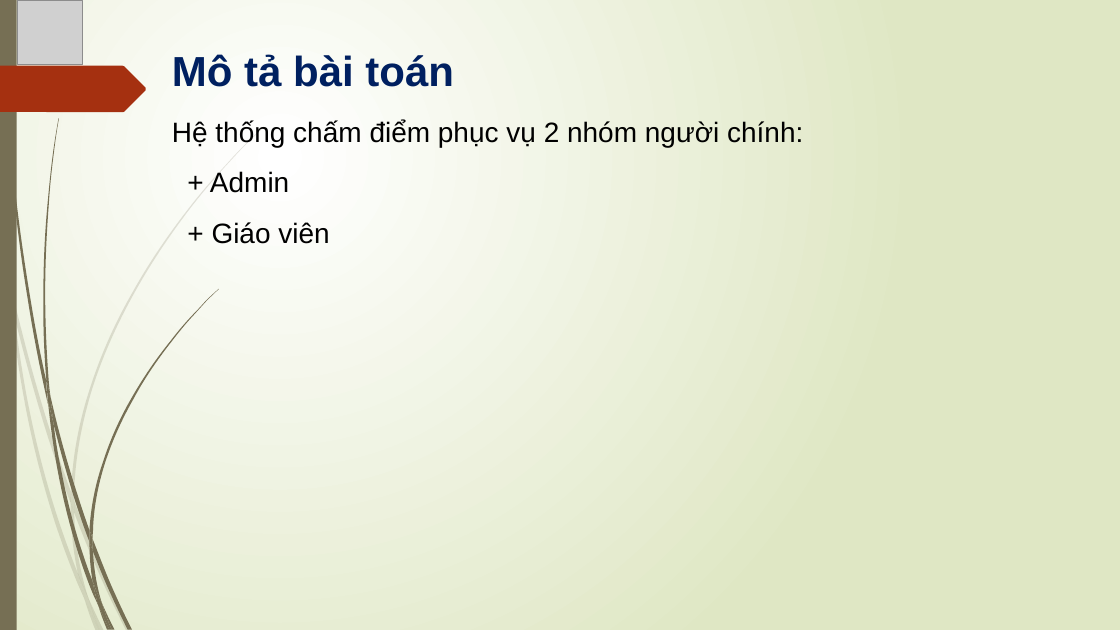
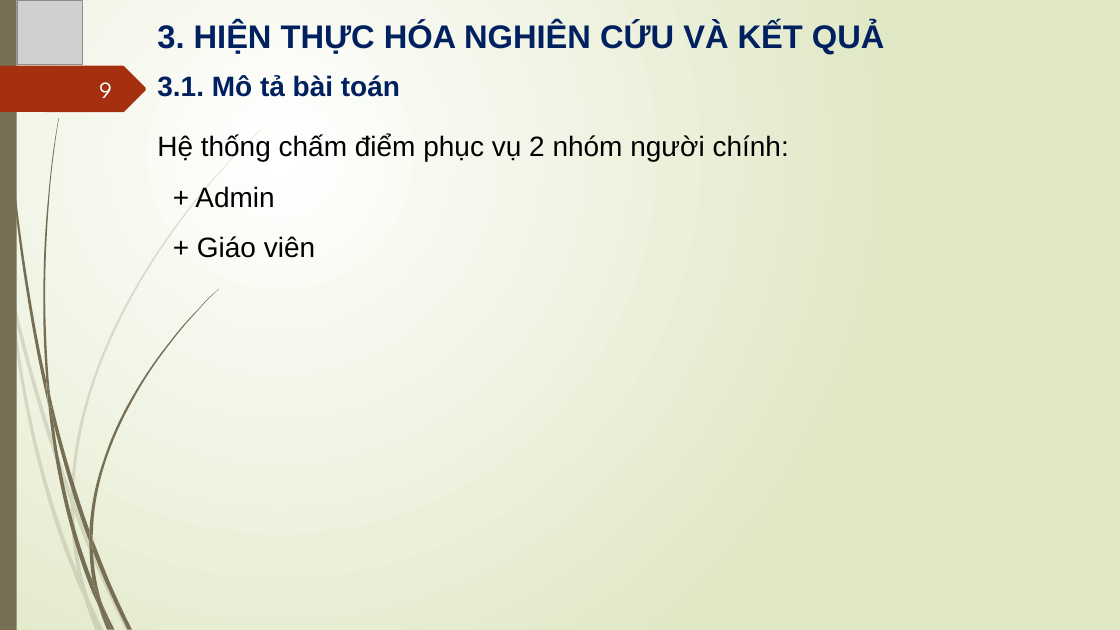
Before and after one commit to thaihunghung/tn-da20ttb-110120031-tranthaihung-xdapivhtcdttcdasvcntt, a slide deck: slide 9 of docs/XAYDUNGAPIVAHE_THONGCHAMDIEM.pptx (slide 5 before the commit). Drawn at 1120x630 pixels with LibreOffice and Linux fonts; fonts in the diff are those of the drawing; grey boxes stand for pictures. Boxes give left, top, right and bottom in pixels: in the first picture for what was removed or moved away, otherwise in the second. Text is boxed around its words. In the diff, an @@ line names an element or a change of style, - is before the commit and + after.

```diff
--- a/docs/XAYDUNGAPIVAHE_THONGCHAMDIEM.pptx
+++ b/docs/XAYDUNGAPIVAHE_THONGCHAMDIEM.pptx
@@ text added at (157,22,885,54), 28 pt, text #002060, bold @@
+3. HIỆN THỰC HÓA NGHIÊN CỨU VÀ KẾT QUẢ
@@ page number added at (99,82,112,98), 20 pt, text #FEFFFF @@
+9
@@ text at (157,75,400,97): text changed; size 36 to 24 pt @@
-Mô tả bài toán
+3.1. Mô tả bài toán
@@ text "Hệ thống chấm điểm phục ...": place and size @@
-text "Hệ thống chấm điểm phục ..." at (172,120,803,244)
+text "Hệ thống chấm điểm phục ..." at (157,134,789,258)
```
Also in this commit, not shown: 13 other slides changed, 7 slides added, 6 slides removed, 12 other files.
